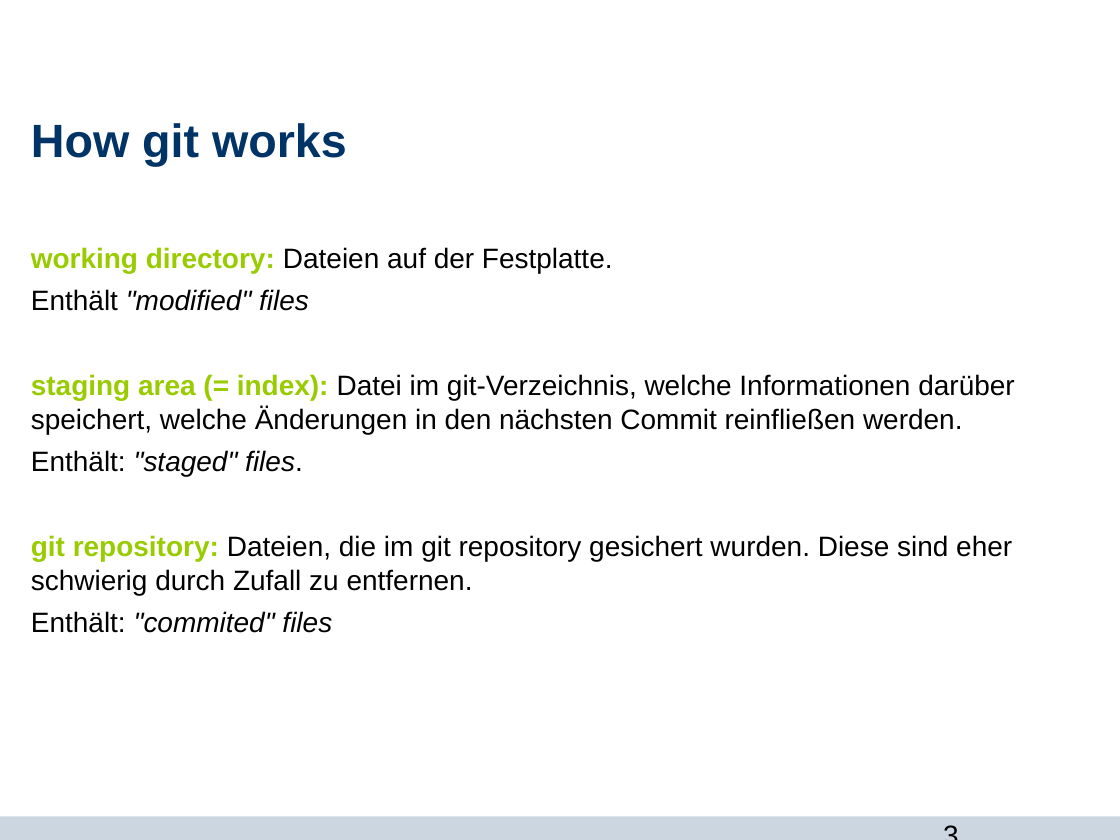
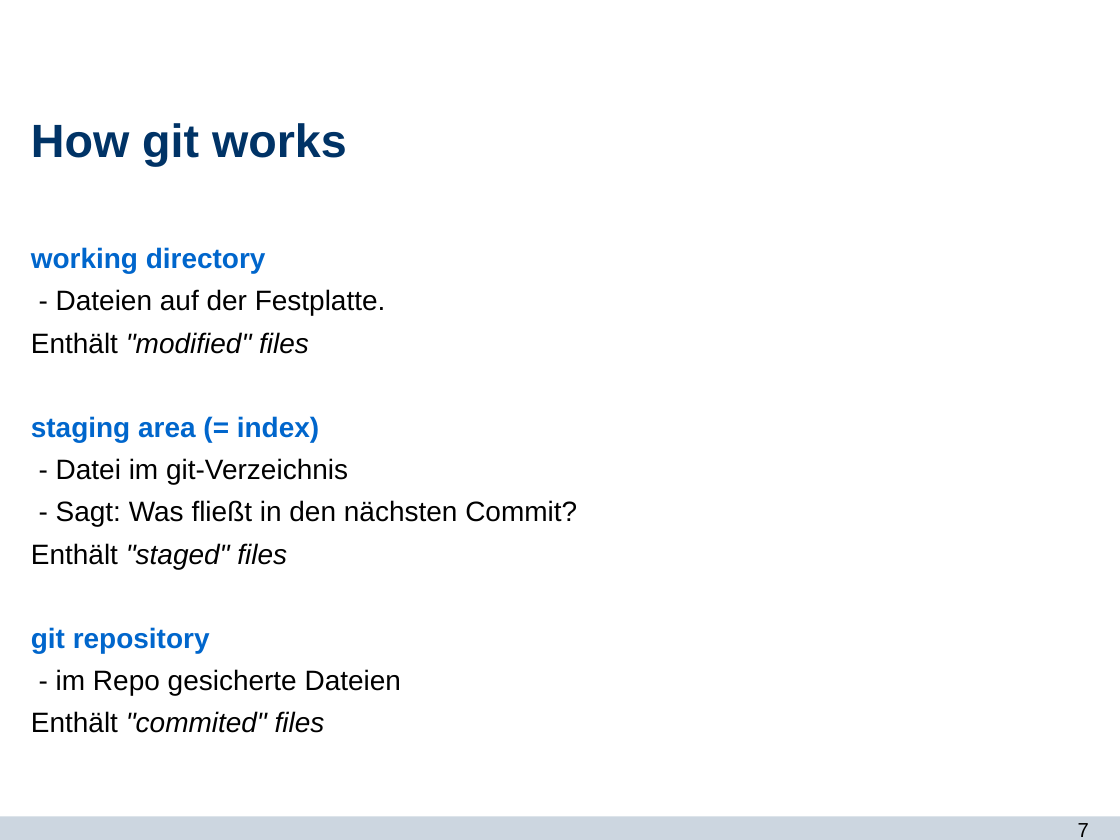
Before and after one commit to Jane333/git, a slide deck: slide 7 of git_und_du.odp (slide 3 before the commit). Drawn at 1120x840 pixels with LibreOffice and Linux fonts; fonts in the diff are those of the drawing; background and template pictures are left out. Boxes give left, top, right and bottom in pixels: in the first picture for what was removed or moved away, otherwise in the second. Text is boxed around its words. In the diff, an @@ line names an element or a change of style, - is before the commit and + after.

```diff
--- a/git_und_du.odp
+++ b/git_und_du.odp
@@ text at [31,247,386,315]: text changed @@
-working directory: Dateien auf der Festplatte.
+working directory
+- Dateien auf der Festplatte.
@@ text at [31,416,577,733]: text changed @@
-staging area (= index): Datei im git-Verzeichnis, welche Informationen darüber speichert, welche Änderungen in den nächsten Commit reinfließen werden.
-Enthält: "staged" files.
-git repository: Dateien, die im git repository gesichert wurden. Diese sind eher schwierig durch Zufall zu entfernen.
-Enthält: "commited" files
+staging area (= index)
+- Datei im git-Verzeichnis
+- Sagt: Was fließt in den nächsten Commit?
+Enthält "staged" files
+git repository
+- im Repo gesicherte Dateien
+Enthält "commited" files
@@ page number removed at [932,812,1082,840] @@
-3
@@ page number added at [1078,823,1089,837], 13 pt, text #000000 @@
+7
```
Also in this commit, not shown: 24 other slides changed, 4 slides added, 1 other file.
